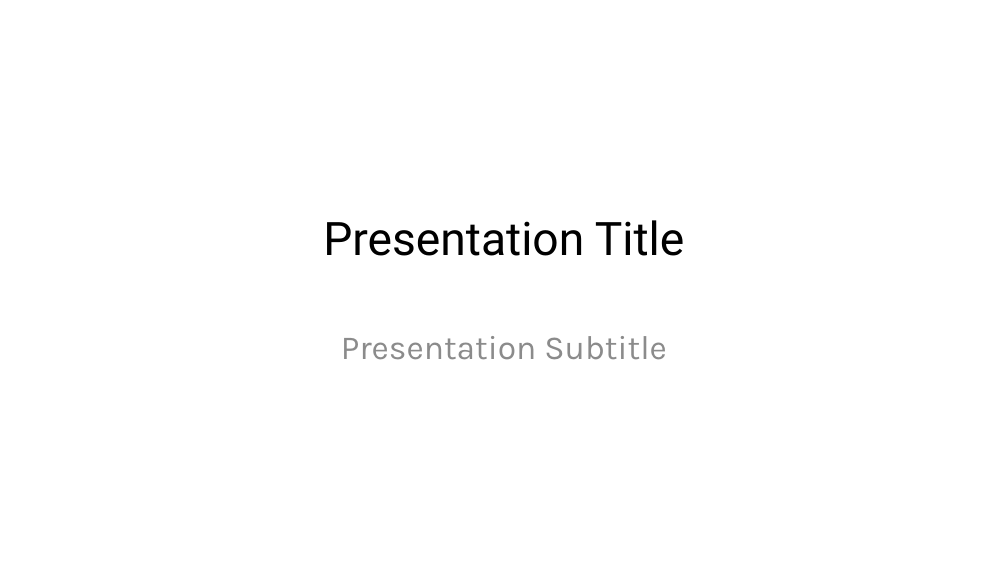
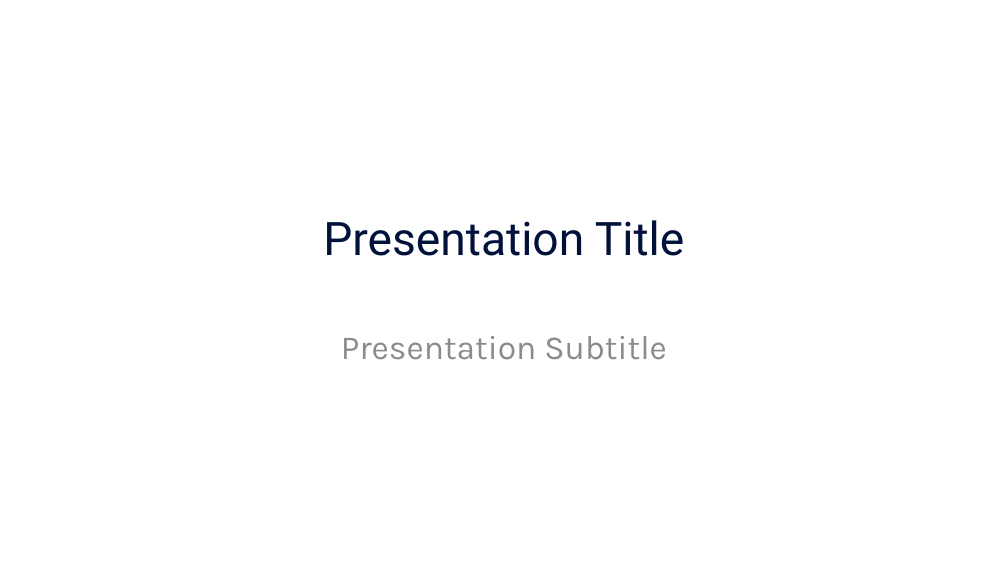
Before and after one commit to Fefer79/pieces, a slide deck: slide 1 of docs/_template/reference-pieces.pptx. Drawn at 1008x567 pixels with LibreOffice and Linux fonts; fonts in the diff are those of the drawing. Boxes give left, top, right and bottom in pixels: in the first picture for what was removed or moved away, otherwise in the second. Text is boxed around its words. In the diff, an @@ line names an element or a change of style, - is before the commit and + after.

```diff
--- a/docs/_template/reference-pieces.pptx
+++ b/docs/_template/reference-pieces.pptx
@@ title "Presentation Title" at [323,220,685,256]: text colour #000000 to #00113A @@
```
Also in this commit, not shown: 3 other slides changed, 1 other file.
